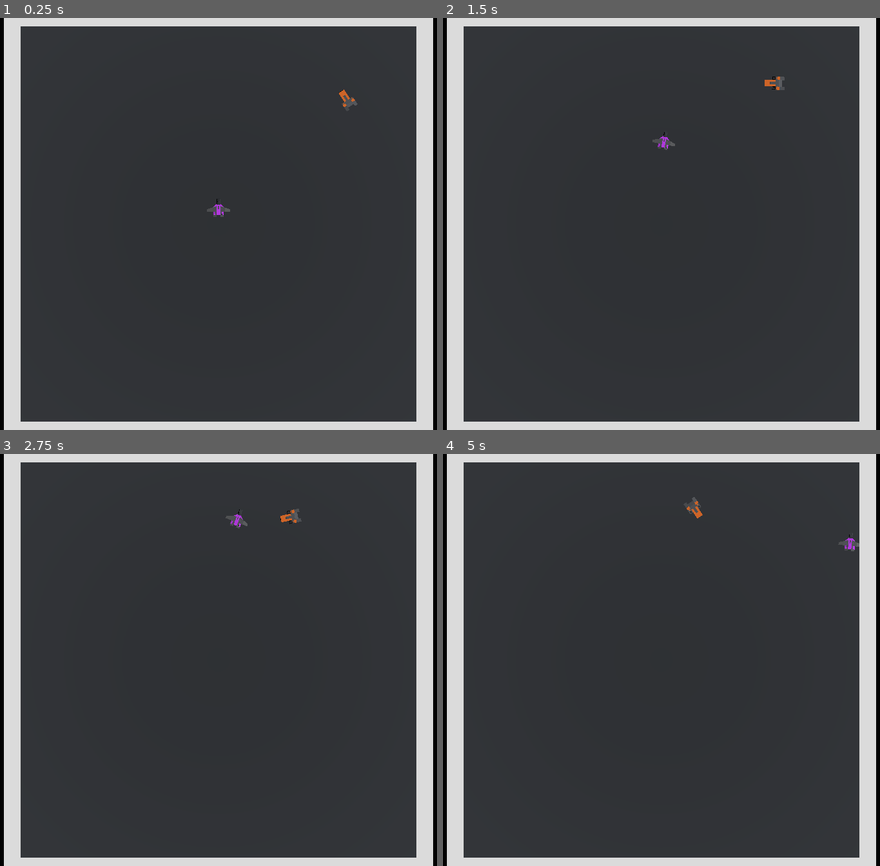
Above: before the commit, frames 1-4 (two rows, left to right).
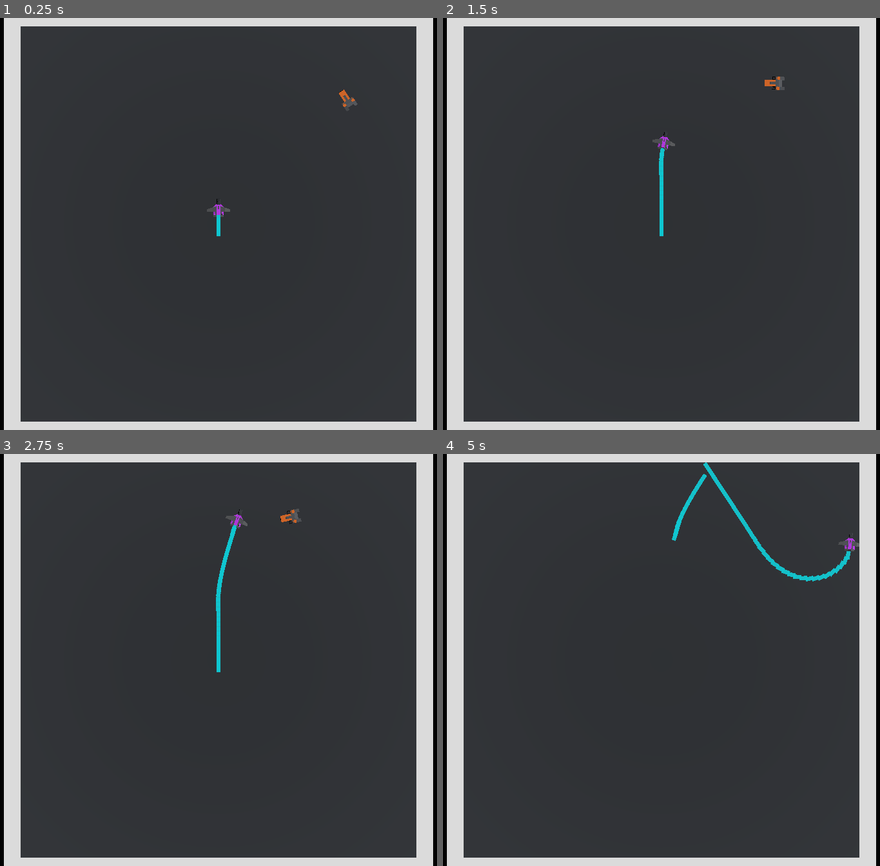
Above: after the commit, the same moments.

Repository: voithos/neoncycles
Game: Godot game, scene res://scenes/Arena.tscn
Same seed, same stepped clock (60 frames per second), same inputs: the game is played once before the commit and once after it.
Inputs:
- Up to frame 1 (0.25 s): no input
- Up to frame 2 (1.5 s): tap Enter at 0.5 s; hold Right (turn_right) 0.53-1.28 s; tap P at 0.6, 1.35 s; tap Space at 1.25 s; hold Down (slow_down) from 1.28 s (still down)
- Up to frame 3 (2.75 s): release Down (slow_down) at 2.03 s; hold Right (turn_right) from 2.03 s (still down); tap P at 2.1 s
- Up to frame 4 (5 s): tap Enter at 2.75 s; release Right (turn_right) at 2.78 s; hold Up (speed_up) 2.78-3.53 s; tap P at 2.85, 3.6, 4.35 s; hold Left (turn_left) from 3.53 s (still down); tap Space at 4.25 s

The runs differ from the first frame. In frame 1, less than 0.1% of the frame differs, in the area x 49-51%, y 47-53%; in frame 2, 0.2%; in frame 3, 0.3%; in frame 4, 0.8%, in the area x 52-94%, y 2-31%.

Commit message:
Add trail.

Diff:
--- a/scenes/Arena.tscn
+++ b/scenes/Arena.tscn
@@ -35,6 +35,9 @@
 
 [node name="Player" parent="." instance=ExtResource( 1 )]
 
+[node name="Drone" parent="." instance=ExtResource( 3 )]
+transform = Transform( 1, 0, 0, 0, 1, 0, 0, 0, 1, 15.6776, 1.90735e-06, -14.2136 )
+
 [node name="Camera" type="Camera" parent="."]
 transform = Transform( 1, 0, 0, 0, -4.37114e-08, 1, 0, -1, -4.37114e-08, 0, 30, 0 )
 projection = 1
@@ -46,6 +49,8 @@
 
 [node name="Wall1" type="StaticBody" parent="."]
 transform = Transform( 1, 0, 0, 0, 1, 0, 0, 0, 1, 0, 0, 25 )
+collision_layer = 5
+collision_mask = 5
 
 [node name="CollisionShape" type="CollisionShape" parent="Wall1"]
 shape = SubResource( 3 )
@@ -56,6 +61,8 @@
 
 [node name="Wall2" type="StaticBody" parent="."]
 transform = Transform( 1, 0, 0, 0, 1, 0, 0, 0, 1, 0, 0, -25 )
+collision_layer = 5
+collision_mask = 5
 
 [node name="CollisionShape" type="CollisionShape" parent="Wall2"]
 shape = SubResource( 3 )
@@ -66,6 +73,8 @@
 
 [node name="Wall3" type="StaticBody" parent="."]
 transform = Transform( -4.37114e-08, 0, -1, 0, 1, 0, 1, 0, -4.37114e-08, -25, 0, 0 )
+collision_layer = 5
+collision_mask = 5
 
 [node name="CollisionShape" type="CollisionShape" parent="Wall3"]
 shape = SubResource( 3 )
@@ -76,6 +85,8 @@
 
 [node name="Wall4" type="StaticBody" parent="."]
 transform = Transform( -4.37114e-08, 0, -1, 0, 1, 0, 1, 0, -4.37114e-08, 25, 0, 0 )
+collision_layer = 5
+collision_mask = 5
 
 [node name="CollisionShape" type="CollisionShape" parent="Wall4"]
 shape = SubResource( 3 )
@@ -86,6 +97,3 @@
 
 [node name="WorldEnvironment" type="WorldEnvironment" parent="."]
 environment = SubResource( 5 )
-
-[node name="Drone" parent="." instance=ExtResource( 3 )]
-transform = Transform( 1, 0, 0, 0, 1, 0, 0, 0, 1, 15.6776, 1.90735e-06, -14.2136 )
--- a/scenes/Craft.gd
+++ b/scenes/Craft.gd
@@ -8,6 +8,8 @@
 var target_rotation = 0.0
 var current_rotation = 0.0
 var direction = Vector3.FORWARD
+
+var last_trail = 0.0
 
 func _move_and_bounce():
     look_at(translation + 100*direction, Vector3.UP)
@@ -39,3 +41,19 @@
     var dot = Vector3.FORWARD.x * dir.x + Vector3.FORWARD.z * dir.z
     var det = Vector3.FORWARD.x * dir.y - Vector3.FORWARD.z * dir.x
     return -atan2(det, dot)
+
+func _create_trail(delta, num_per_second, timeout=3.0, collision_layer_bit=1, enemy_layer_bit=3):
+    last_trail += delta
+    if last_trail < 1.0 / num_per_second:
+        return
+    last_trail = 0.0
+    var t = preload("res://scenes/Trail.tscn").instance()
+    get_parent().add_child(t)
+    t.timeout = timeout
+    t.collision_layer_bit = collision_layer_bit
+    t.enemy_layer_bit = enemy_layer_bit
+    t.translation = translation - direction
+    t.look_at(translation, Vector3.UP)
+
+func _die():
+    queue_free()
--- a/scenes/Drone.gd
+++ b/scenes/Drone.gd
@@ -27,3 +27,11 @@
     if players:
         return players[0]
     return null
+
+
+func _on_Hitbox_body_entered(body):
+    _die()
+
+
+func _on_Hitbox_area_entered(area):
+    _die()
--- a/scenes/Drone.tscn
+++ b/scenes/Drone.tscn
@@ -7,10 +7,14 @@
 radius = 1.25
 height = 0.75
 
+[sub_resource type="CylinderShape" id=2]
+height = 0.75
+
 [node name="Drone" type="Spatial"]
 
 [node name="Body" type="KinematicBody" parent="."]
-collision_layer = 3
+collision_layer = 6
+collision_mask = 4
 script = ExtResource( 2 )
 
 [node name="DroneCraft" parent="Body" instance=ExtResource( 1 )]
@@ -18,3 +22,14 @@
 [node name="CollisionShape" type="CollisionShape" parent="Body"]
 transform = Transform( 1, 0, 0, 0, 1, 0, 0, 0, 1, 0, 0.375, 0 )
 shape = SubResource( 1 )
+
+[node name="Hitbox" type="Area" parent="Body"]
+collision_layer = 0
+collision_mask = 8
+
+[node name="CollisionShape" type="CollisionShape" parent="Body/Hitbox"]
+transform = Transform( 1, 0, 0, 0, 1, 0, 0, 0, 1, 0, 0.375, 0 )
+shape = SubResource( 2 )
+
+[connection signal="area_entered" from="Body/Hitbox" to="Body" method="_on_Hitbox_area_entered"]
+[connection signal="body_entered" from="Body/Hitbox" to="Body" method="_on_Hitbox_body_entered"]
--- a/scenes/Player.gd
+++ b/scenes/Player.gd
@@ -7,6 +7,9 @@
 
 const ROTATION_RATE = 1.5 * PI
 const ROTATION_ACCEL = 5
+
+const TRAIL_PER_SECOND = 30
+const TRAIL_TIMEOUT = 1.5
 
 func _ready():
     add_to_group("Player")
@@ -27,10 +30,11 @@
     direction = Vector3.FORWARD.rotated(Vector3.UP, current_rotation)
     current_speed = lerp(current_speed, target_speed, ACCEL * delta)
 
+    _create_trail(delta, TRAIL_PER_SECOND, TRAIL_TIMEOUT)
     _move_and_bounce()
-
-func _die():
-    queue_free()
 
 func _on_Hitbox_body_entered(body):
     _die()
+
+func _on_Hitbox_area_entered(area):
+    _die()
--- a/scenes/Player.tscn
+++ b/scenes/Player.tscn
@@ -28,4 +28,9 @@
 transform = Transform( 1, 0, 0, 0, 1, 0, 0, 0, 1, 0, 0.375, 0 )
 shape = SubResource( 2 )
 
+[node name="Camera" type="Camera" parent="Body"]
+transform = Transform( 1, 0, 0, 0, 0.866025, 0.5, 0, -0.5, 0.866025, 0, 6, 5 )
+current = true
+
+[connection signal="area_entered" from="Body/Hitbox" to="Body" method="_on_Hitbox_area_entered"]
 [connection signal="body_entered" from="Body/Hitbox" to="Body" method="_on_Hitbox_body_entered"]
--- /dev/null
+++ b/scenes/Trail.gd
@@ -0,0 +1,30 @@
+extends Area
+
+const MAX_ALPHA = 0.9
+const MIN_COLLISION_ALPHA = 0.2
+var timer = 0
+var timeout = 3.0
+var self_deadly_timeout = 0.5
+var collision_layer_bit = 1
+var enemy_layer_bit = 3
+
+func _ready():
+    pass
+
+func _physics_process(delta):
+    var alpha = range_lerp(timer, 0, timeout, MAX_ALPHA, 0)
+    var material = $MeshInstance.get_surface_material(0)
+    material.albedo_color = Color(material.albedo_color.r, material.albedo_color.g, material.albedo_color.b, alpha)
+    $MeshInstance.set_surface_material(0, material)
+
+    timer += delta
+    if alpha < MIN_COLLISION_ALPHA:
+        monitorable = false
+    var is_self_deadly = timer > self_deadly_timeout
+    set_collision_layer_bit(collision_layer_bit, is_self_deadly)
+    set_collision_mask_bit(collision_layer_bit, is_self_deadly)
+    set_collision_layer_bit(enemy_layer_bit, true)
+    set_collision_mask_bit(enemy_layer_bit, true)
+
+    if timer > timeout:
+        queue_free()
--- /dev/null
+++ b/scenes/Trail.tscn
@@ -0,0 +1,25 @@
+[gd_scene load_steps=5 format=2]
+
+[ext_resource path="res://scenes/Trail.gd" type="Script" id=1]
+
+[sub_resource type="BoxShape" id=1]
+extents = Vector3( 0.25, 0.5, 0.5 )
+
+[sub_resource type="CubeMesh" id=2]
+size = Vector3( 0.5, 1, 1 )
+
+[sub_resource type="SpatialMaterial" id=3]
+flags_transparent = true
+albedo_color = Color( 0.0117647, 0.905882, 0.94902, 1 )
+
+[node name="Trail" type="Area"]
+collision_layer = 0
+collision_mask = 0
+script = ExtResource( 1 )
+
+[node name="CollisionShape" type="CollisionShape" parent="."]
+shape = SubResource( 1 )
+
+[node name="MeshInstance" type="MeshInstance" parent="."]
+mesh = SubResource( 2 )
+material/0 = SubResource( 3 )
Not shown: 1 places in scenes/Drone.tscn that only renumber resources
